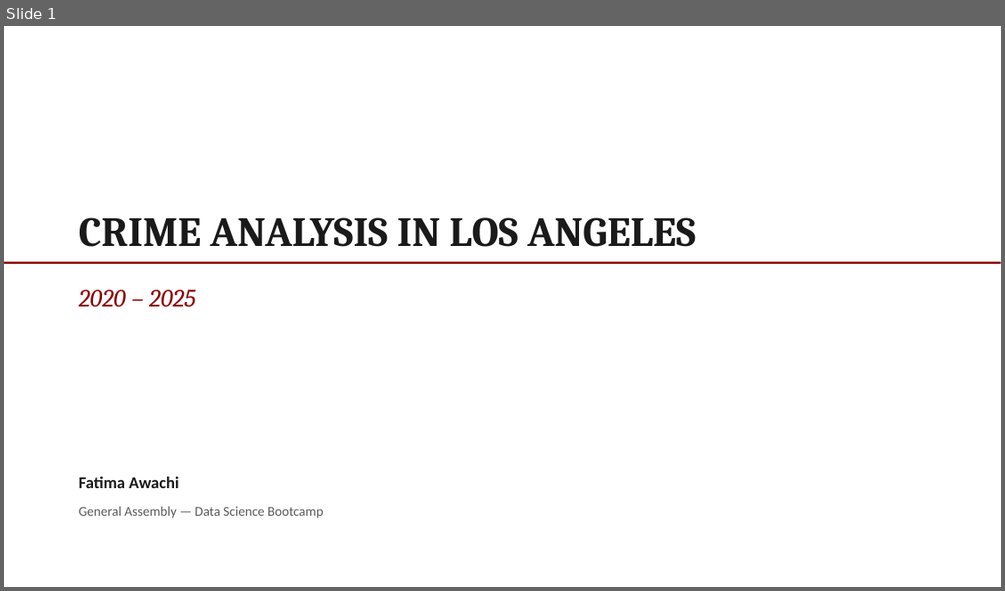
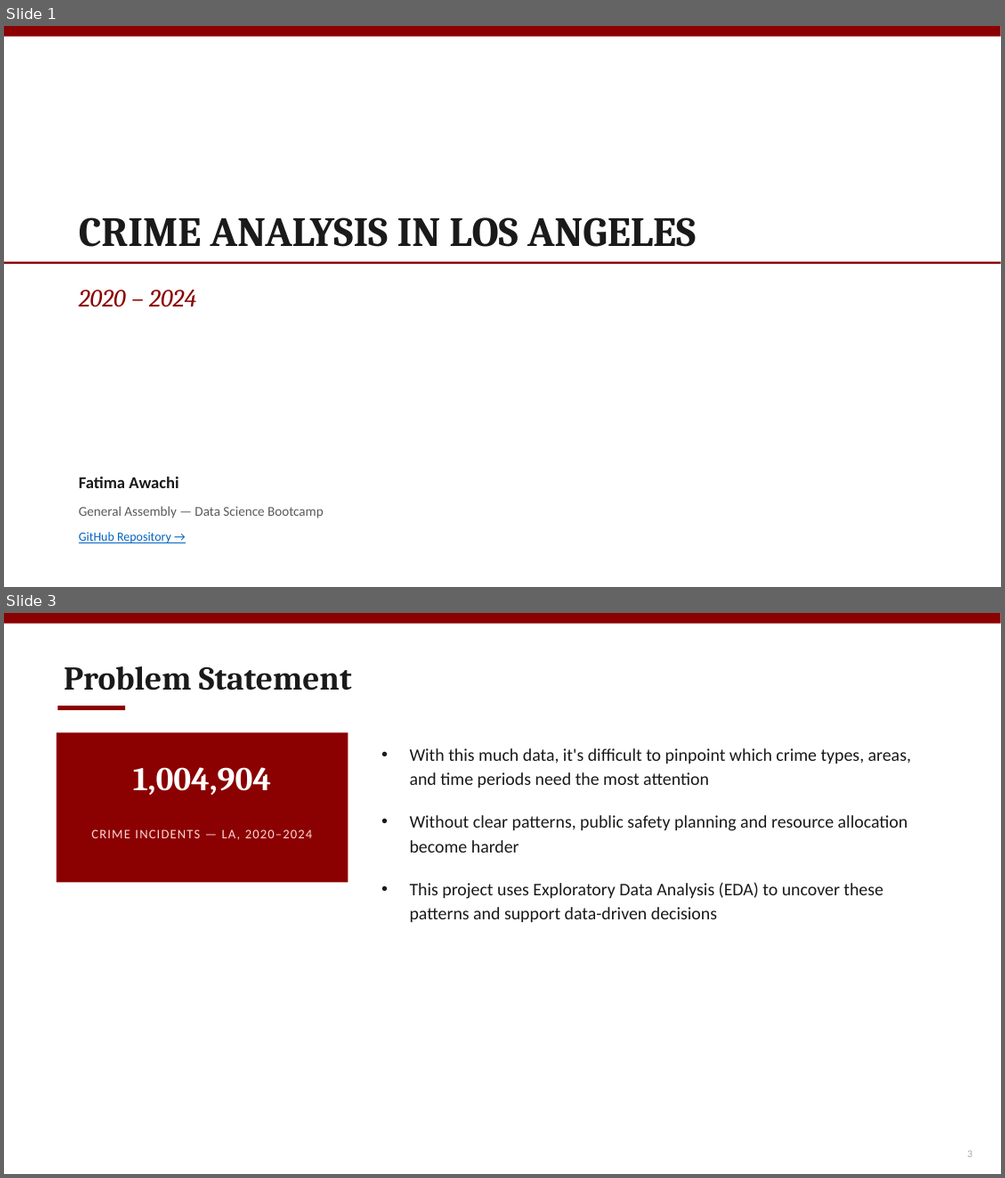
Before and after one commit to fatimaawachi/Analyzing-Crimes-in-LA-2020-2025-, a slide deck: Fatima_awachi_EDA_Project_Presentation.pptx. Shown one above the other, each under a label of ours: slide 1 before the commit, slides 1 and 3 after it; the slides between them are not shown. The pictures are 1005x591 and 1005x1178 pixels, drawn with LibreOffice and Linux fonts; fonts in the diff are those of the drawing. Boxes give left, top, right and bottom in pixels: in the first picture for what was removed or moved away, otherwise in the second. Text is boxed around its words. In the diff, an @@ line names an element or a change of style, - is before the commit and + after.

```diff
--- a/Fatima_awachi_EDA_Project_Presentation.pptx
+++ b/Fatima_awachi_EDA_Project_Presentation.pptx
@@ slide 3 added at box(4, 613, 1001, 1174), background #FFFFFF @@
@@ rectangle added at box(4, 613, 1001, 624), fill #8B0000 @@
@@ text added at box(64, 666, 352, 690), 32 pt, text #1A1A1A, bold @@
+Problem Statement
@@ rectangle added at box(57, 706, 125, 710), fill #8B0000 @@
@@ rectangle added at box(57, 732, 348, 882), fill #8B0000 @@
@@ text added at box(133, 767, 271, 795), 32 pt, text #FFFFFF, bold @@
+1,004,904
@@ text added at box(410, 748, 911, 923), 17 pt, text #1A1A1A @@
+• With this much data, it's difficult to pinpoint which crime types, areas, and time periods need the most attention
+• Without clear patterns, public safety planning and resource allocation become harder
+• This project uses Exploratory Data Analysis (EDA) to uncover these patterns and support data-driven decisions
@@ text added at box(91, 829, 312, 840), 12.5 pt, text #FFD6D6 @@
+CRIME INCIDENTS — LA, 2020–2024
@@ text added at box(967, 1150, 972, 1157), 10 pt, text #AAAAAA @@
+3
@@ slide 1 changed as well @@
@@ rectangle added at box(4, 26, 1001, 37), fill #8B0000 @@
@@ text at box(79, 289, 196, 307): text changed @@
-2020 – 2025
+2020 – 2024
@@ text added at box(79, 532, 171, 543), 12 pt, text #0563C1, underline @@
+GitHub Repository →
```
Also in this commit, not shown: 9 other slides changed, 4 other slides added, 6 slides removed, 2 other files.
